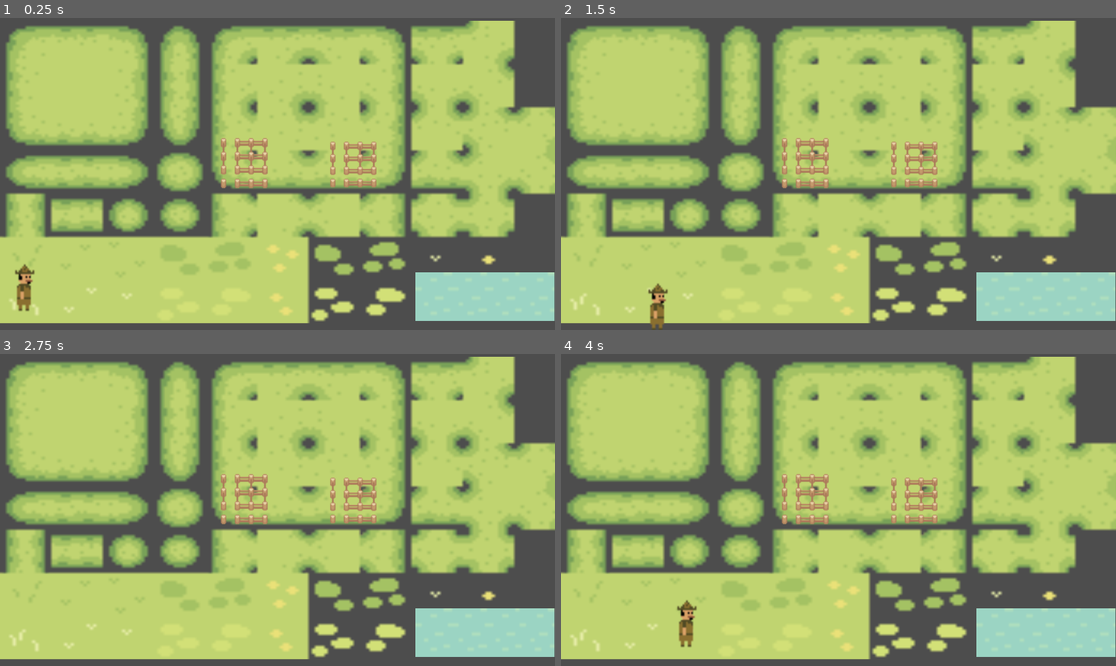
Above: before the commit, frames 1-4 (two rows, left to right).
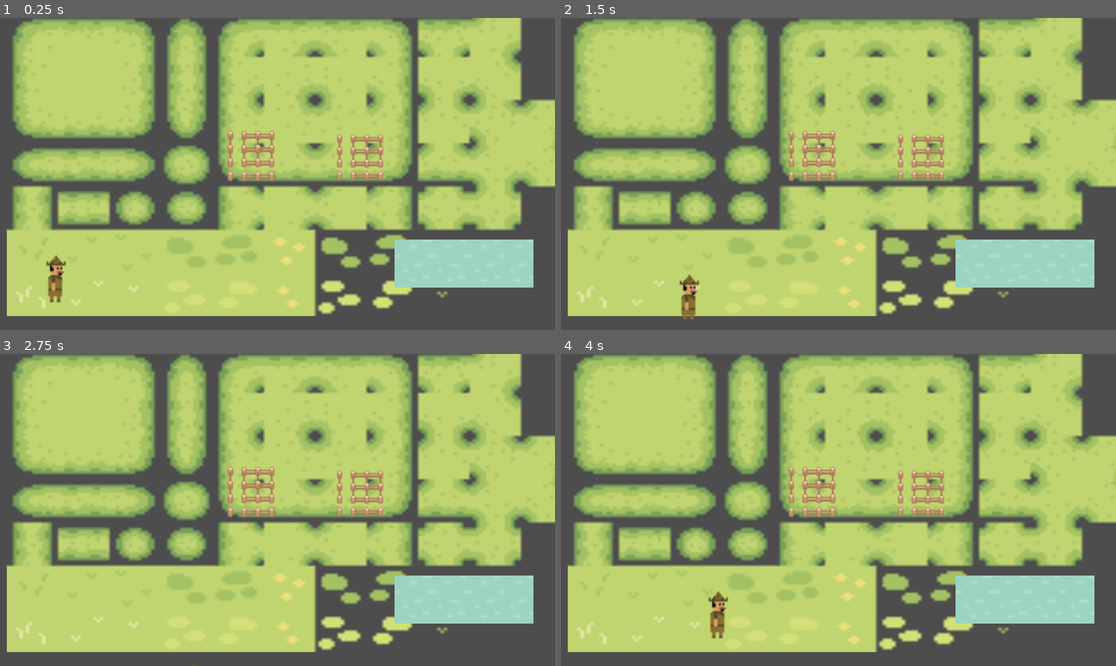
Above: after the commit, the same moments.

Repository: MurshidtheDigitalNomad/PlantDex
Game: Godot game, scene res://main.tscn
Same seed, same stepped clock (60 frames per second), same inputs: the game is played once before the commit and once after it.
Inputs:
- Up to frame 1 (0.25 s): no input
- Up to frame 2 (1.5 s): tap Enter at 0.5 s; hold Right (ui_right) 0.53-1.28 s; hold Down (ui_down) from 1.28 s (still down)
- Up to frame 3 (2.75 s): release Down (ui_down) at 2.03 s; hold Right (ui_right) from 2.03 s (still down)
- Up to frame 4 (4 s): tap Space at 2.75 s; release Right (ui_right) at 2.78 s; hold Up (ui_up) 2.78-3.53 s; hold Left (ui_left) from 3.53 s (still down)

The runs differ from the first frame. In frame 1, 42% of the frame differs, in the area x 0-100%, y 0-98%; in frame 2, 42%; in frame 3, 41%; in frame 4, 42%.

Commit message:
Second commit

Diff:
--- a/main.tscn
+++ b/main.tscn
@@ -30,12 +30,12 @@
 text = "PlantDex"
 
 [node name="Background" type="Sprite2D" parent="."]
-position = Vector2(587, 320)
+position = Vector2(601, 305)
 scale = Vector2(6.6732945, 5.607701)
 texture = ExtResource("1_ig7tw")
 
 [node name="Sprite2D" type="Sprite2D" parent="Background"]
-position = Vector2(62.828438, 46.08498)
+position = Vector2(54.246063, 36.55687)
 scale = Vector2(0.6756067, 1.1241417)
 texture = ExtResource("2_lquwl")
 
@@ -53,7 +53,7 @@
 script = ExtResource("2_h2yge")
 
 [node name="Sprite2D" type="Sprite2D" parent="TestFarmer"]
-position = Vector2(46, 560)
+position = Vector2(111, 542)
 scale = Vector2(3.5819237, 4.006919)
 texture = ExtResource("3_1bvp3")
 region_enabled = true
